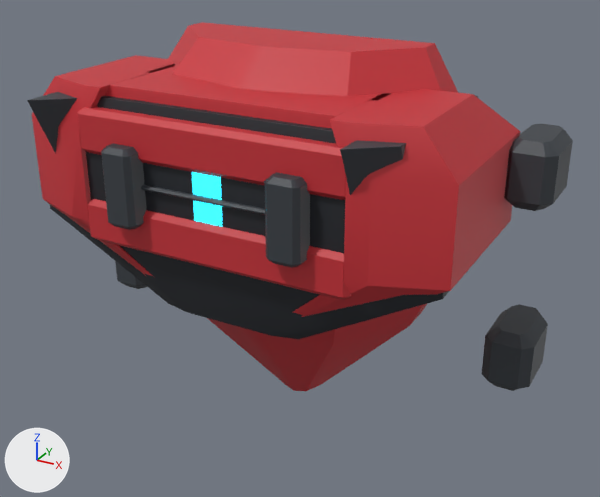
The FBX model Assets/Resources/ClamshellMeshes/LowerArmFront_Set03_Overclock.fbx as it was, and as the next commit left it.
Rendered twice from a 50 mm lens placed at (0.329, -0.615, 0.277), pointed at (0.026, -0.066, 0.002). The axes (+X, +Y, +Z) are drawn at lower left. The lights are the same throughout. The first picture is the older version. Where no turn or scale is listed for an object, it has been applied to the vertices. Vertices at exactly the same position are counted once.

Objects in the first picture: 'LowerArmFront_Set03_Overclock'.
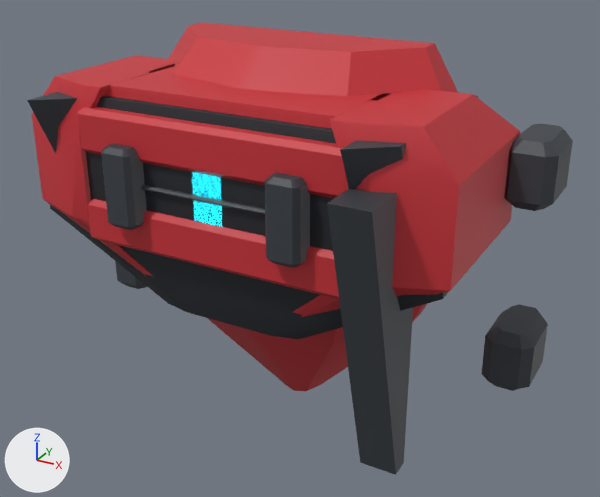
What differs and where, as boxes (x1, y1, x2, y2) in the pictures (600 x 497 px):
'LowerArmFront_Set03_Overclock', reshaped (23% taller)
    before: (27, 22, 573, 391)
    after: (27, 22, 573, 475)
part 1 of me_lowerarmfront_set03_overclock_001, added
    after: (327, 189, 413, 475)

The edits, one by one:
me_lowerarmfront_set03_overclock_001 is used by ob_lowerarmfront_set03_overclock; location (0.0, 0.0, 0.0).
me_lowerarmfront_set03_overclock_001 had 3339 vertices, 3243 faces and spanned x -0.215..0.215, y -0.176..0.03, z -0.165..0.165.
me_lowerarmfront_set03_overclock_001 now has 3395 vertices, 3297 faces and spans x -0.215..0.215, y -0.192..0.03, z -0.165..0.165.
me_lowerarmfront_set03_overclock_001 part 1: a new loose piece of 56 vertices spanning x 0.115..0.145, y -0.192..-0.112, z -0.139..0.099, in mat_frame (dark grey #3a3f45).
